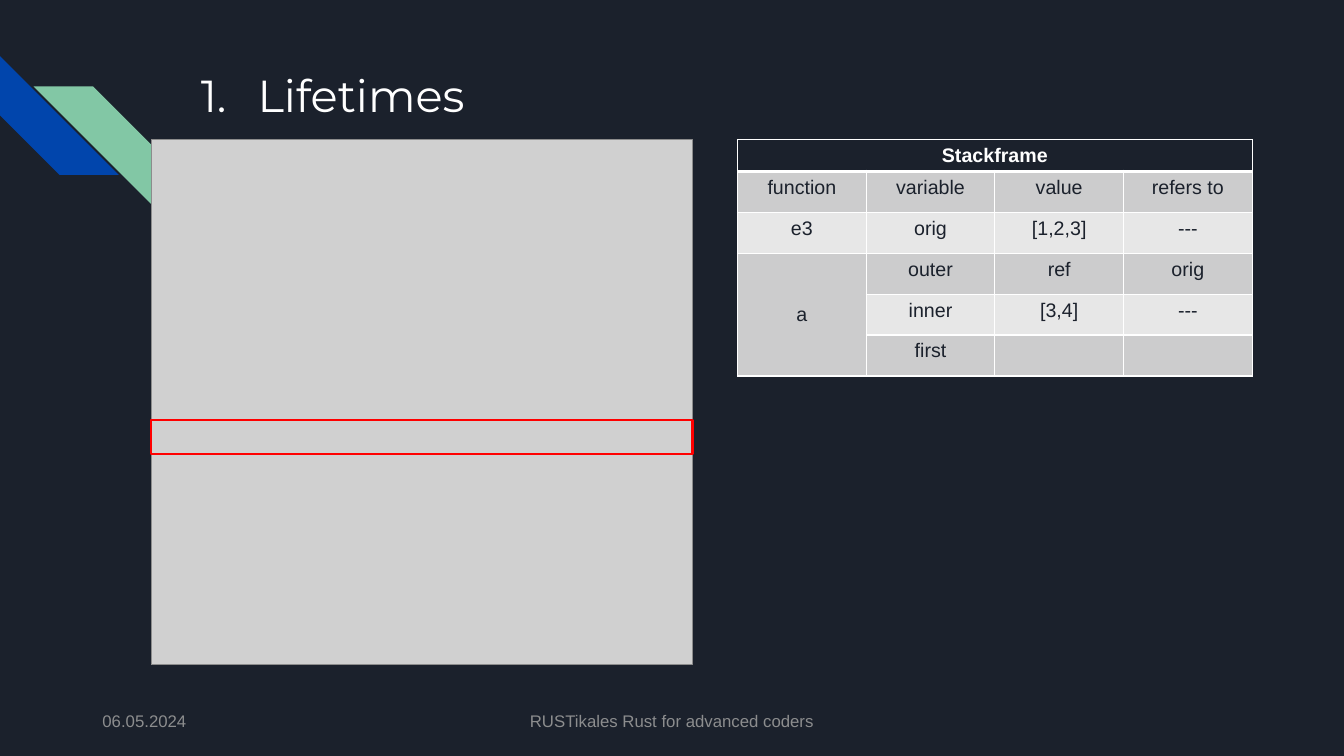
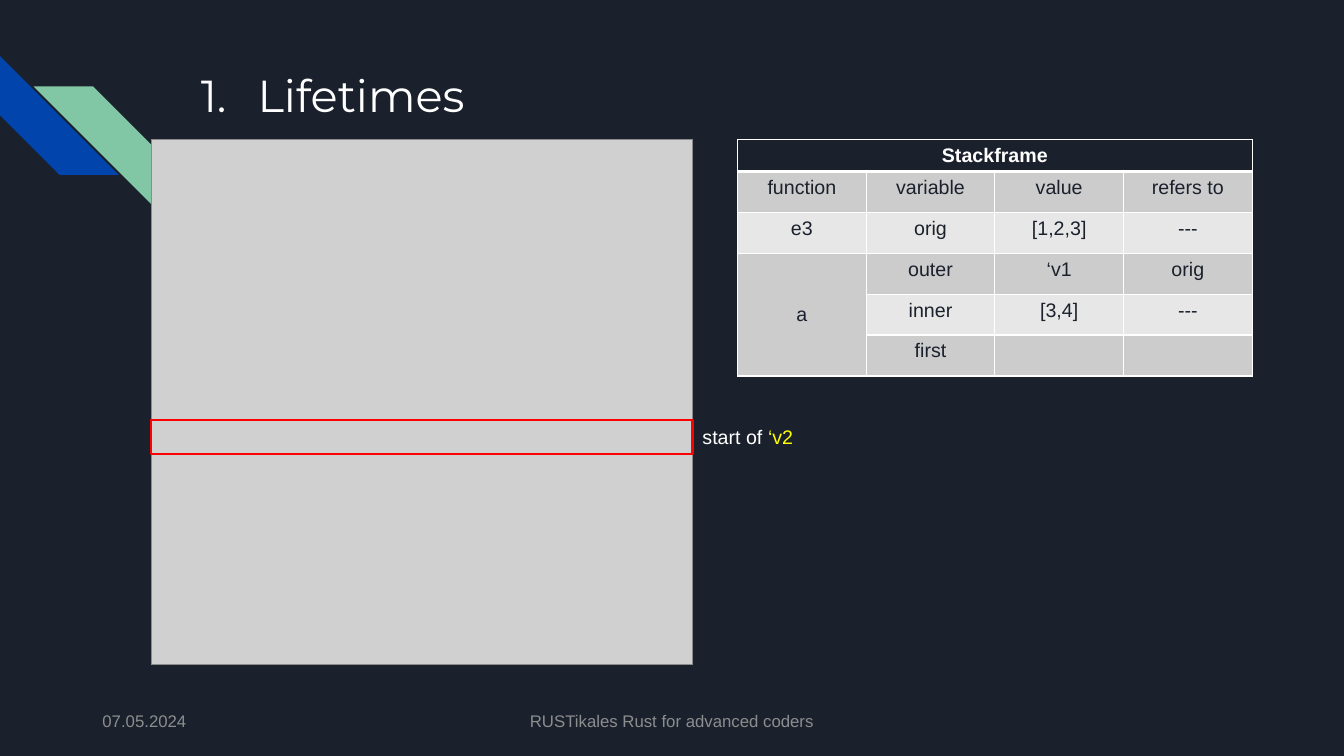
Before and after one commit to pfhaupt/progkurs, a slide deck: slide 102 of rust-advanced/02 - Lifetimes/02 - original.pptx (slide 95 before the commit). Drawn at 1344x756 pixels with LibreOffice and Linux fonts; fonts in the diff are those of the drawing; grey boxes stand for pictures. Boxes give left, top, right and bottom in pixels: in the first picture for what was removed or moved away, otherwise in the second. Text is boxed around its words. In the diff, an @@ line names an element or a change of style, - is before the commit and + after.

```diff
--- a/rust-advanced/02 - Lifetimes/02 - original.pptx
+++ b/rust-advanced/02 - Lifetimes/02 - original.pptx
@@ table at (738, 139, 1254, 388) @@
-row 4, column 3: ref
+row 4, column 3: ‘v1
@@ text added at (702, 430, 793, 445), 14 pt, text #FFFFFF @@
+start of ‘v2
@@ text at (102, 715, 186, 727): text changed @@
-06.05.2024
+07.05.2024
```
Also in this commit, not shown: 128 other slides changed, 9 slides added, 1 other file.
